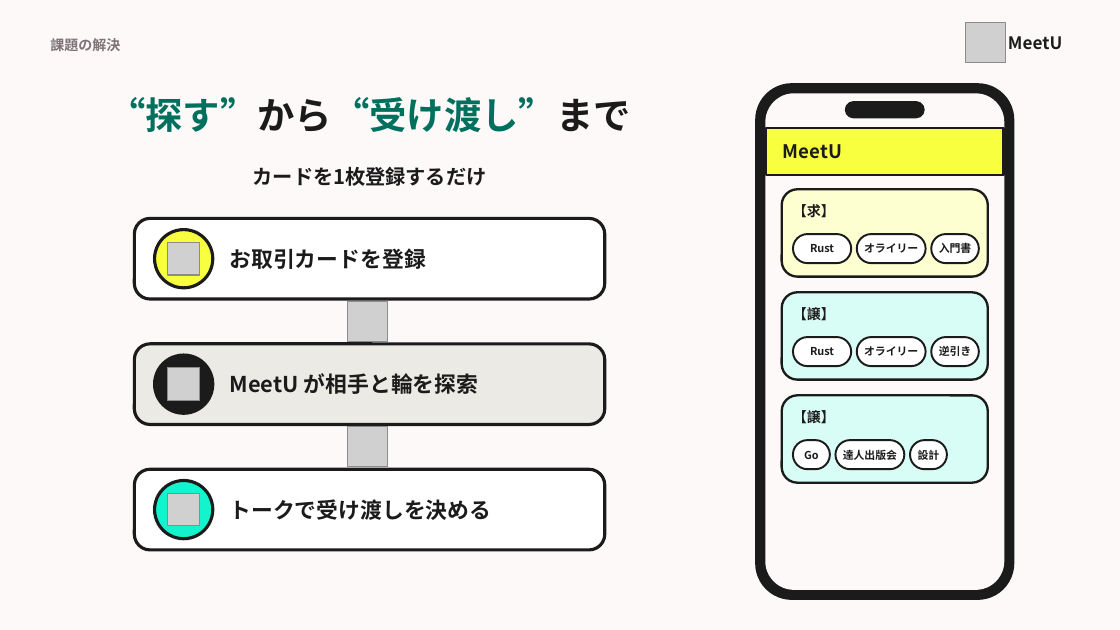
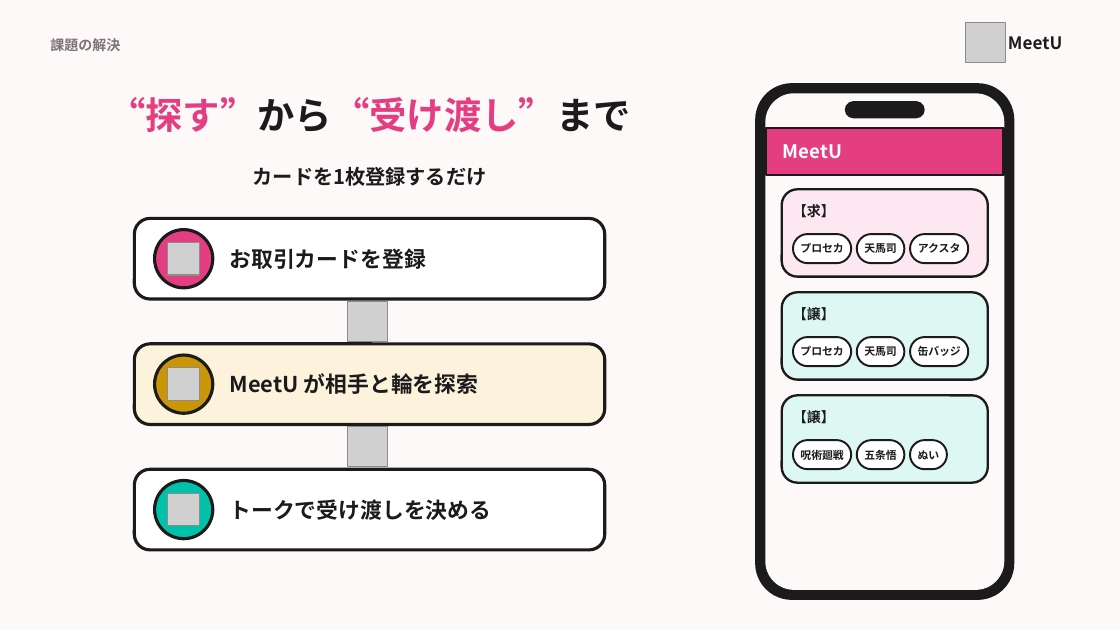
Before and after one commit to MurakamiHonami/MeetU, a slide deck: slide 5 of slide/MeetU_pitch.pptx. Drawn at 1120x630 pixels with LibreOffice and Linux fonts; fonts in the diff are those of the drawing; grey boxes stand for pictures. Boxes give left, top, right and bottom in pixels: in the first picture for what was removed or moved away, otherwise in the second. Text is boxed around its words. In the diff, an @@ line names an element or a change of style, - is before the commit and + after.

```diff
--- a/slide/MeetU_pitch.pptx
+++ b/slide/MeetU_pitch.pptx
@@ text "“探す”から“受け渡し”まで" at [108,97,631,132]: text colour #00705E to #E43D81 in "“探す”から“受け渡し”まで" @@
@@ rectangle at [766,128,1004,175]: fill #F8FF3E to #E43D81 @@
@@ text "MeetU" at [783,144,842,159]: text colour #1C1B1B to #FFFFFF @@
@@ rounded rectangle at [782,189,988,277]: fill #FDFFD1 to #FDE8F1 @@
@@ ellipse at [155,230,213,288]: fill #F8FF3E to #E43D81 @@
@@ rounded rectangle: place and size @@
-rounded rectangle at [857,234,925,263]
+rounded rectangle at [857,234,904,263]
@@ rounded rectangle: place and size @@
-rounded rectangle at [931,234,978,263]
+rounded rectangle at [909,234,968,263]
@@ text at [800,242,843,253]: text changed @@
-Rust
+プロセカ
@@ text at [864,243,897,253]: text changed @@
-オライリー
+天馬司
@@ text at [918,243,960,253]: text changed @@
-入門書
+アクスタ
@@ rounded rectangle at [782,292,988,380]: fill #D7FDF6 to #DDF8F3 @@
@@ rounded rectangle at [134,344,605,424]: fill #ECEAE4 to #FDF3DC @@
@@ ellipse at [155,355,213,413]: fill #1C1B1B to #CB9605 @@
@@ text at [800,345,843,356]: text changed @@
-Rust
+プロセカ
@@ rounded rectangle: place and size @@
-rounded rectangle at [857,337,925,366]
+rounded rectangle at [857,337,904,366]
@@ text at [864,346,897,356]: text changed @@
-オライリー
+天馬司
@@ rounded rectangle: place and size @@
-rounded rectangle at [931,337,978,366]
+rounded rectangle at [909,337,968,366]
@@ text at [918,345,961,356]: text changed @@
-逆引き
+缶バッジ
@@ rounded rectangle at [782,395,988,483]: fill #D7FDF6 to #DDF8F3 @@
@@ rounded rectangle: place and size @@
-rounded rectangle at [793,440,830,469]
+rounded rectangle at [793,440,851,469]
@@ text at [800,447,843,462]: text changed @@
-Go
+呪術廻戦
@@ rounded rectangle: place and size @@
-rounded rectangle at [836,440,904,469]
+rounded rectangle at [857,440,904,469]
@@ text at [864,450,897,460]: text changed @@
-達人出版会
+五条悟
@@ text at [918,450,940,460]: text changed @@
-設計
+ぬい
@@ ellipse at [155,480,213,539]: fill #13F3CE to #00C2A8 @@
```
Also in this commit, not shown: 21 other slides changed, 12 other files.
